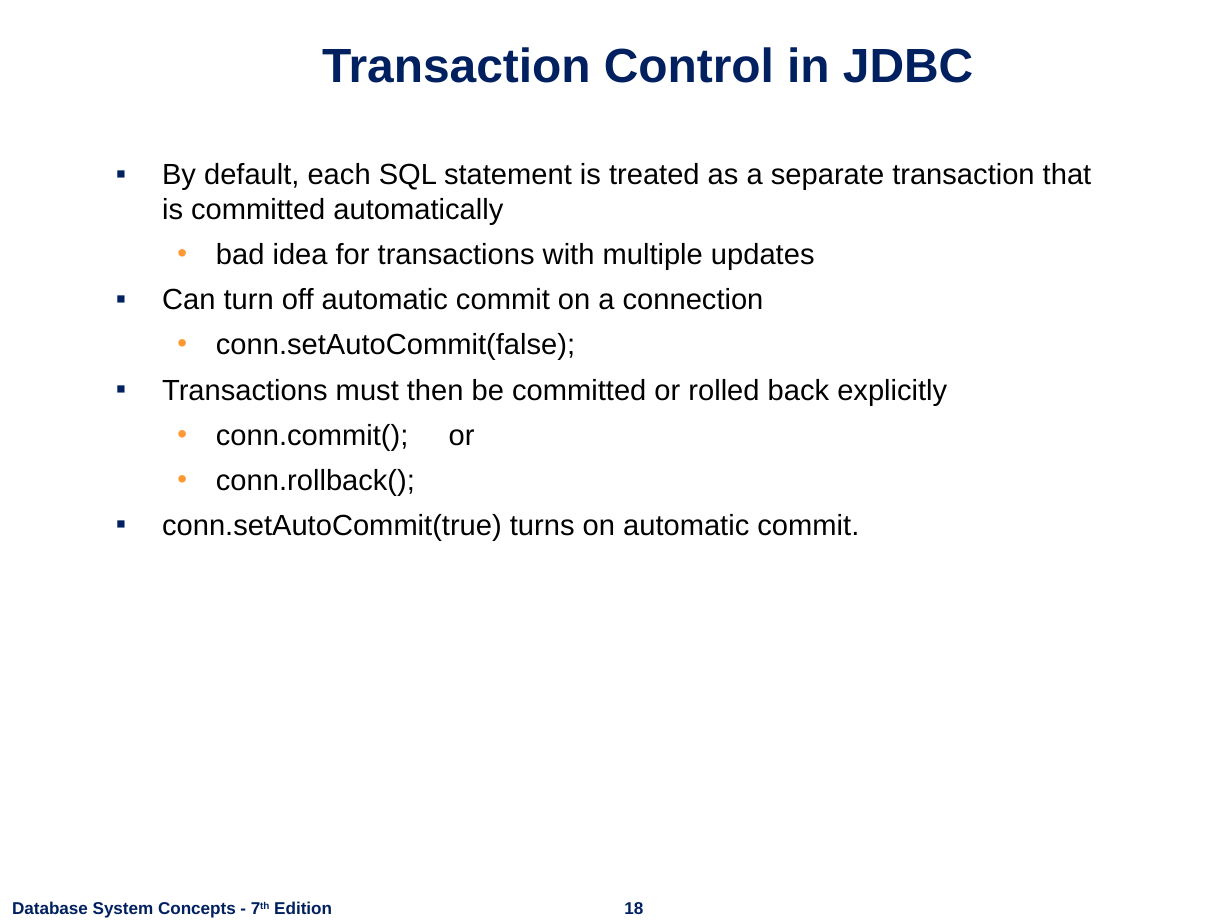
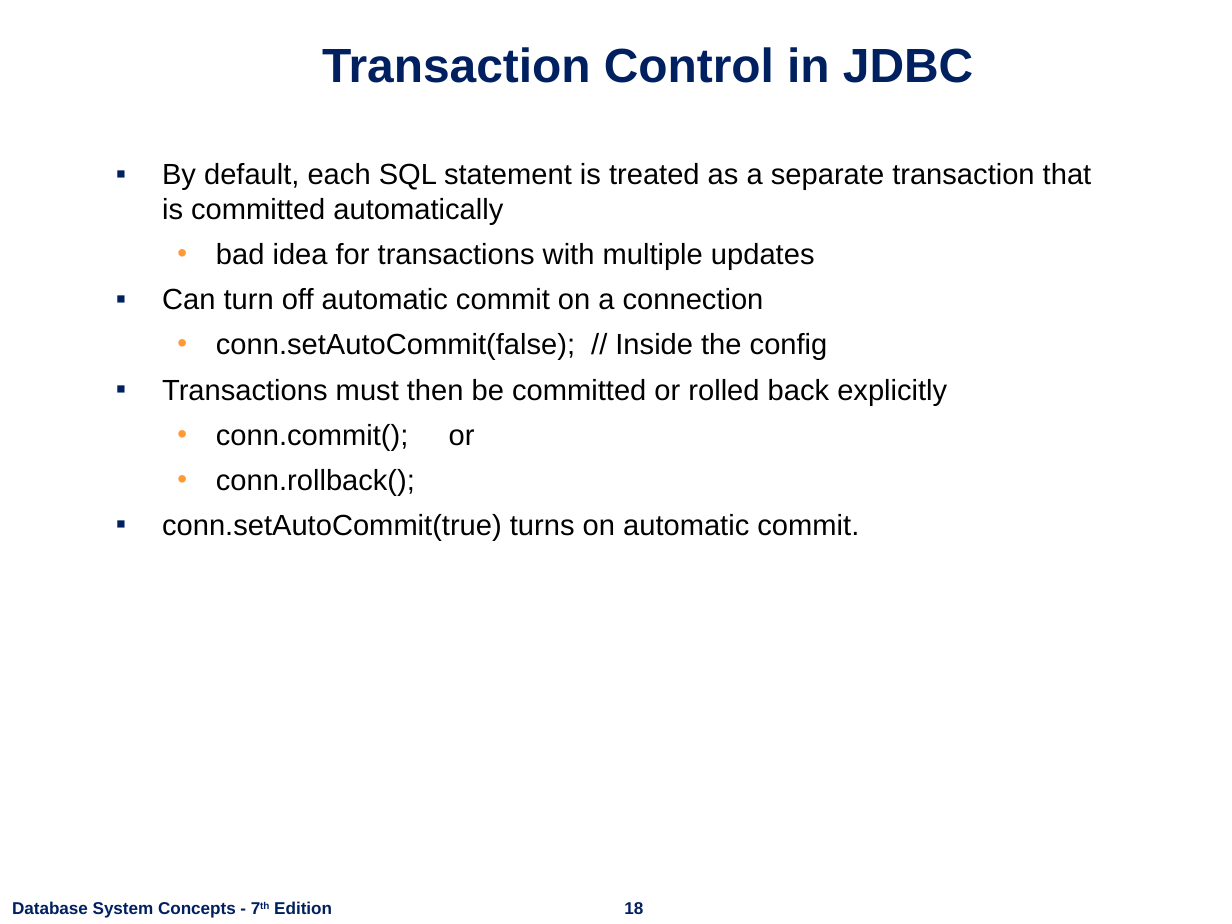
Before and after one commit to nashurgessa/DB-practices, a slide deck: slide 18 of Slides/L18-24 Advanced SQL.pptx. Drawn at 1232x924 pixels with LibreOffice and Linux fonts; fonts in the diff are those of the drawing; background and template pictures are left out. Boxes give left, top, right and bottom in pixels: in the first picture for what was removed or moved away, otherwise in the second. Text is boxed around its words. In the diff, an @@ line names an element or a change of style, - is before the commit and + after.

```diff
--- a/Slides/L18-24 Advanced SQL.pptx
+++ b/Slides/L18-24 Advanced SQL.pptx
@@ text at <box>216,333,828,360</box>: text changed @@
-  • conn.setAutoCommit(false);
+  • conn.setAutoCommit(false); // Inside the config
```
Also in this commit, not shown: 2 other slides changed, 3 slides added, 17 slides removed, 7 other files.
